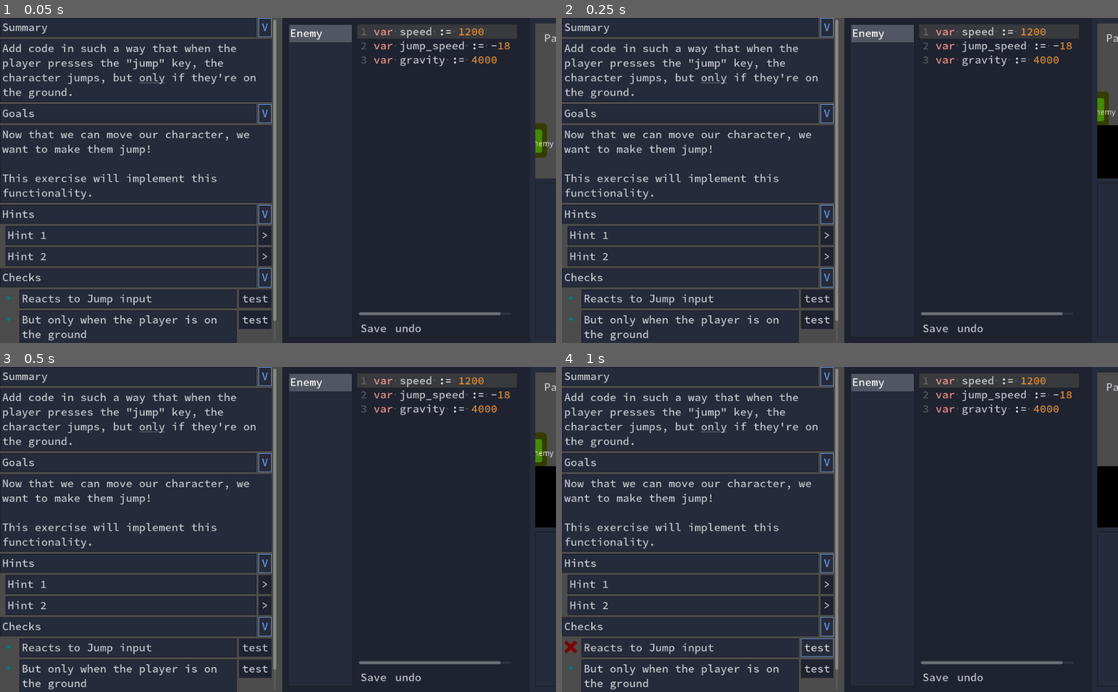
Above: before the commit, frames 1-4 (two rows, left to right).
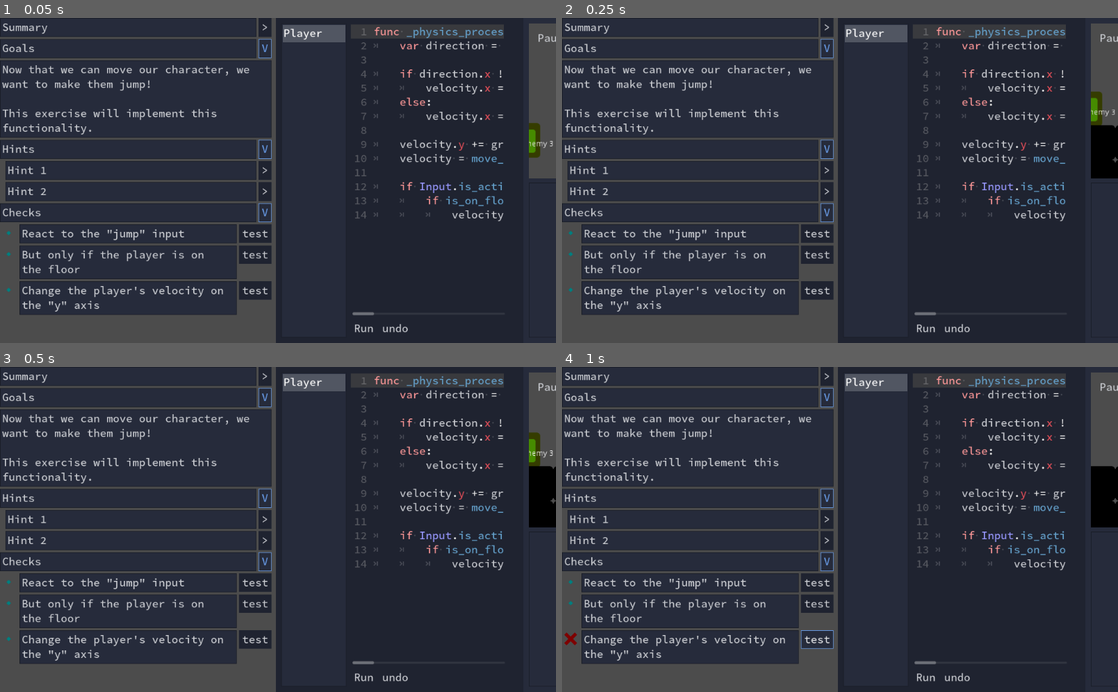
Above: after the commit, the same moments.

Repository: GDQuest/learn-gdscript
Game: Godot game, scene res://Lesson.tscn
The game is run twice, just before and just after one commit, with the same random seed, the same clock (stepped at 60 frames per second) and the same inputs. The engine's default icon, where the game draws it, is replaced by a stand-in: a white triangle on a blue panel in a dark square.
Inputs:
- Up to frame 1 (0.05 s): no input
- Up to frame 2 (0.25 s): no input
- Up to frame 3 (0.5 s): no input
- Up to frame 4 (1 s): click "test" at 0.5 s

The runs differ from the first frame. In frame 1, 19% of the frame differs, in the area x 0-100%, y 0-100%; in frame 2, 19%; in frame 3, 19%; in frame 4, 19%.

Commit message:
Enable validation
very basic and stupid validators can now run on code

Diff:
--- a/CodeEditor/CodeEditor.gd
+++ b/CodeEditor/CodeEditor.gd
@@ -53,8 +53,8 @@
 		elif child is HScrollBar:
 			_hscrollbar = child
 
-	_hscrollbar.connect("value_changed", self, "update_overlays")
-	_vscrollbar.connect("value_changed", self, "update_overlays")
+	_hscrollbar.connect("value_changed", self, "_on_scrollbar_changed")
+	_vscrollbar.connect("value_changed", self, "_on_scrollbar_changed")
 
 	_offset = _calculate_offset()
 
@@ -73,6 +73,10 @@
 #	)
 
 
+func _on_scrollbar_changed(_value):
+	update_overlays()
+
+
 func update_overlays() -> void:
 	for overlay in _overlays.get_children():
 		overlay.queue_free()
@@ -96,7 +100,6 @@
 		var panel_position := region.position + Vector2(0, _row_height) + rect_global_position
 		overlay.connect("mouse_entered", _error_panel, "display", [error.message, panel_position])
 		overlay.connect("mouse_exited", _error_panel, "hide")
-
 
 
 func calculate_error_region(error_range: Dictionary) -> Rect2:
@@ -211,5 +214,4 @@
 				_complete_text += _text_middle[i]
 			_complete_text += _lines[i] + "\n"
 		_complete_text += _text_after
-		print(_complete_text)
 		return _complete_text
--- a/CodeEditor/Goal.gd
+++ b/CodeEditor/Goal.gd
@@ -1,11 +1,7 @@
 tool
 extends HBoxContainer
 
-enum STATUS{
-	NONE,
-	INVALID,
-	VALID
-}
+enum STATUS { NONE, INVALID, VALID }
 
 const _script_base = """
 extends Reference
@@ -14,14 +10,13 @@
 %s
 """
 
-
-export var text := "Goal" setget set_text, get_text
-export(STATUS) var status := 0 setget set_status
+export var text := "Goal" setget set_text
+export (STATUS) var status := 0 setget set_status
 export var none_texture: Texture = preload("res://Resources/none.svg")
 export var valid_texture: Texture = preload("res://Resources/valid.svg")
 export var invalid_texture: Texture = preload("res://Resources/invalid.svg")
-export(String, MULTILINE) var validation_script := "return true"
-export var script_to_check:= ""
+export (String, MULTILINE) var validation_script := "return true"
+export var script_to_check := ""
 
 onready var _text_node: RichTextLabel = $RichTextLabel
 onready var _texture: TextureRect = $Image
@@ -29,14 +24,18 @@
 
 var validation_script_instance: Reference
 
+
 func _ready():
+	add_to_group("goals")
 	if not Engine.editor_hint:
 		_generate_validation_script()
 		_button.connect("pressed", self, "validate_and_set")
 
+
 func set_status(new_status: int) -> void:
 	status = new_status
-	if not is_inside_tree(): yield(self, "ready")
+	if not is_inside_tree():
+		yield(self, "ready")
 	match status:
 		STATUS.VALID:
 			_texture.texture = valid_texture
@@ -45,27 +44,32 @@
 		_:
 			_texture.texture = none_texture
 
+
 func set_text(new_text: String) -> void:
-	if not is_inside_tree(): yield(self, "ready")
+	text = new_text
+	if not is_inside_tree():
+		yield(self, "ready")
 	_text_node.bbcode_text = new_text
 
-func get_text() -> String:
-	return _text_node.bbcode_text
 
 func _generate_validation_script() -> void:
-	assert("return" in validation_script, "Your validation script does not return anything (%s)"%[get_path()])
+	assert(
+		"return" in validation_script,
+		"Your validation script does not return anything (%s)" % [get_path()]
+	)
 	var script_array := validation_script.split("\n")
 	for i in script_array.size():
-		script_array[i] = "\t"+script_array[i]
-	var source = _script_base%[script_array.join("\n")]
-	print(source)
+		script_array[i] = "\t" + script_array[i]
+	var source = _script_base % [script_array.join("\n")]
 	var script = GDScript.new()
 	script.source_code = source
 	script.reload()
 	validation_script_instance = script.new()
 
-func validate(script_text: String) -> void:
-	print(validation_script_instance.validate(script_text))
+
+func validate(script_text: String) -> bool:
+	return validation_script_instance.validate(script_text)
+
 
 func validate_and_set(script_text: String = script_to_check) -> void:
 	var result = validation_script_instance.validate(script_text)
--- a/CodeEditor/Goal.tscn
+++ b/CodeEditor/Goal.tscn
@@ -11,6 +11,7 @@
 __meta__ = {
 "_edit_use_anchors_": false
 }
+text = null
 
 [node name="Image" type="TextureRect" parent="."]
 margin_right = 32.0
--- a/CodeEditor/Revealer.gd
+++ b/CodeEditor/Revealer.gd
@@ -8,20 +8,25 @@
 onready var _button: Button = $HBoxContainer/RevealButton
 onready var _container: HBoxContainer = $HBoxContainer
 
+
 func _ready() -> void:
 	_button.pressed = not collapsed
 	_button.connect("toggled", self, "_on__button_toggled")
 	set_collapsed(collapsed)
 
+
 func _on__button_toggled(_toggled: bool) -> void:
 	toggle()
+
 
 func toggle() -> void:
 	set_collapsed(not collapsed)
 
+
 func set_collapsed(new_collapsed: bool) -> void:
 	collapsed = new_collapsed
-	if not is_inside_tree(): yield(self, "ready")
+	if not is_inside_tree():
+		yield(self, "ready")
 	if collapsed:
 		_button.text = ">"
 		for child in get_children():
@@ -32,9 +37,12 @@
 		for child in get_children():
 			child.show()
 
+
 func set_title(new_title: String) -> void:
-	if not is_inside_tree(): yield(self, "ready")
+	if not is_inside_tree():
+		yield(self, "ready")
 	_title_node.bbcode_text = new_title
+
 
 func get_title() -> String:
 	return _title_node.bbcode_text
--- a/Lesson.gd
+++ b/Lesson.gd
@@ -1 +1,29 @@
 extends MarginContainer
+
+const Goal = preload("res://CodeEditor/Goal.gd")
+const STATUS = Goal.STATUS
+
+onready var scene_player := $HSplitContainer/ScenePlayer
+var goals := []
+
+
+func _ready():
+	scene_player.connect("is_invalid", self, "_on_scene_player_invalid")
+	scene_player.connect("is_valid", self, "_on_scene_player_valid")
+	goals = get_tree().get_nodes_in_group("goals")
+	set_all_goals(STATUS.NONE)
+
+
+func _on_scene_player_invalid() -> void:
+	set_all_goals(STATUS.INVALID)
+
+
+func _on_scene_player_valid(script_text: String) -> void:
+	for goal in goals:
+		goal.script_to_check = script_text
+		goal.validate_and_set()
+
+
+func set_all_goals(status: int) -> void:
+	for goal in goals:
+		goal.status = status
--- a/Lesson.tscn
+++ b/Lesson.tscn
@@ -32,24 +32,26 @@
 
 [node name="MarginContainer" type="MarginContainer" parent="HSplitContainer/VBoxContainer/ScrollContainer"]
 margin_right = 500.0
-margin_bottom = 506.0
+margin_bottom = 548.0
 size_flags_horizontal = 3
 
 [node name="VBoxContainer" type="VBoxContainer" parent="HSplitContainer/VBoxContainer/ScrollContainer/MarginContainer"]
 margin_right = 500.0
-margin_bottom = 506.0
+margin_bottom = 548.0
 size_flags_horizontal = 3
 size_flags_vertical = 3
 
 [node name="Summary" parent="HSplitContainer/VBoxContainer/ScrollContainer/MarginContainer/VBoxContainer" instance=ExtResource( 4 )]
 margin_right = 500.0
-margin_bottom = 108.0
+margin_bottom = 35.0
 title = "Summary"
+collapsed = true
 
 [node name="RichTextLabel2" type="RichTextLabel" parent="HSplitContainer/VBoxContainer/ScrollContainer/MarginContainer/VBoxContainer/Summary"]
-margin_top = 34.0
+visible = false
+margin_top = 39.0
 margin_right = 500.0
-margin_bottom = 108.0
+margin_bottom = 155.0
 bbcode_enabled = true
 bbcode_text = "Add code in such a way that when the player presses the \"jump\" key, the character jumps, but [u]only[/u] if they're on the ground."
 text = "Add code in such a way that when the player presses the \"jump\" key, the character jumps, but only if they're on the ground."
@@ -57,15 +59,15 @@
 scroll_active = false
 
 [node name="Goals" parent="HSplitContainer/VBoxContainer/ScrollContainer/MarginContainer/VBoxContainer" instance=ExtResource( 4 )]
-margin_top = 112.0
+margin_top = 39.0
 margin_right = 500.0
-margin_bottom = 242.0
+margin_bottom = 221.0
 title = "Goals"
 
 [node name="RichTextLabel3" type="RichTextLabel" parent="HSplitContainer/VBoxContainer/ScrollContainer/MarginContainer/VBoxContainer/Goals"]
-margin_top = 34.0
+margin_top = 39.0
 margin_right = 500.0
-margin_bottom = 130.0
+margin_bottom = 182.0
 bbcode_enabled = true
 bbcode_text = "Now that we can move our character, we want to make them jump!
 
@@ -77,25 +79,25 @@
 scroll_active = false
 
 [node name="Hints" parent="HSplitContainer/VBoxContainer/ScrollContainer/MarginContainer/VBoxContainer" instance=ExtResource( 4 )]
-margin_top = 246.0
+margin_top = 225.0
 margin_right = 500.0
-margin_bottom = 344.0
+margin_bottom = 338.0
 title = "Hints"
 
 [node name="MarginContainer" type="MarginContainer" parent="HSplitContainer/VBoxContainer/ScrollContainer/MarginContainer/VBoxContainer/Hints"]
-margin_top = 34.0
+margin_top = 39.0
 margin_right = 500.0
-margin_bottom = 98.0
+margin_bottom = 113.0
 custom_constants/margin_left = 10
 
 [node name="VBoxContainer" type="VBoxContainer" parent="HSplitContainer/VBoxContainer/ScrollContainer/MarginContainer/VBoxContainer/Hints/MarginContainer"]
 margin_left = 10.0
 margin_right = 500.0
-margin_bottom = 64.0
+margin_bottom = 74.0
 
 [node name="Hint1" parent="HSplitContainer/VBoxContainer/ScrollContainer/MarginContainer/VBoxContainer/Hints/MarginContainer/VBoxContainer" instance=ExtResource( 4 )]
 margin_right = 490.0
-margin_bottom = 30.0
+margin_bottom = 35.0
 title = "Hint 1"
 collapsed = true
 
@@ -111,9 +113,9 @@
 scroll_active = false
 
 [node name="Hint2" parent="HSplitContainer/VBoxContainer/ScrollContainer/MarginContainer/VBoxContainer/Hints/MarginContainer/VBoxContainer" instance=ExtResource( 4 )]
-margin_top = 34.0
+margin_top = 39.0
 margin_right = 490.0
-margin_bottom = 64.0
+margin_bottom = 74.0
 title = "Hint 2"
 collapsed = true
 
@@ -129,27 +131,27 @@
 scroll_active = false
 
 [node name="Checks" parent="HSplitContainer/VBoxContainer/ScrollContainer/MarginContainer/VBoxContainer" instance=ExtResource( 4 )]
-margin_top = 348.0
+margin_top = 342.0
 margin_right = 500.0
-margin_bottom = 506.0
+margin_bottom = 548.0
 title = "Checks"
 
 [node name="Goal" parent="HSplitContainer/VBoxContainer/ScrollContainer/MarginContainer/VBoxContainer/Checks" instance=ExtResource( 7 )]
-margin_top = 34.0
-margin_bottom = 66.0
-text = "Reacts to Jump input"
-validation_script = "return \"Input.is_action_just_pressed\" in script and \"jump\" in script"
+margin_top = 39.0
+margin_bottom = 74.0
+text = "React to the \"jump\" input"
+validation_script = "return \"is_action_just_pressed\" in script and '\"jump\"' in script"
 
 [node name="Goal2" parent="HSplitContainer/VBoxContainer/ScrollContainer/MarginContainer/VBoxContainer/Checks" instance=ExtResource( 7 )]
-margin_top = 70.0
-margin_bottom = 122.0
-text = "But only when the player is on the ground"
+margin_top = 78.0
+margin_bottom = 140.0
+text = "But only if the player is on the floor"
 validation_script = "return \"is_on_floor()\" in script"
 
 [node name="Goal3" parent="HSplitContainer/VBoxContainer/ScrollContainer/MarginContainer/VBoxContainer/Checks" instance=ExtResource( 7 )]
-margin_top = 126.0
-margin_bottom = 158.0
-text = "Player's velocity is increased"
+margin_top = 144.0
+margin_bottom = 206.0
+text = "Change the player's velocity on the \"y\" axis"
 validation_script = "return \"velocity.y\" in script"
 
 [node name="ScenePlayer" parent="HSplitContainer" instance=ExtResource( 1 )]
@@ -158,3 +160,4 @@
 margin_left = 508.0
 margin_right = 1024.0
 margin_bottom = 600.0
+scripts_to_collect = PoolStringArray( "Player" )
--- a/ScenePlayer.gd
+++ b/ScenePlayer.gd
@@ -1,4 +1,7 @@
 extends Control
+
+signal is_valid(script_text)
+signal is_invalid
 
 const ScriptManager = preload("./ScriptManager.gd")
 const ScriptsRepository = preload("./ScriptsRepository.gd")
@@ -106,8 +109,8 @@
 	var file_index := file_list.get_selected_items()[0]
 	var current_script: ScriptManager = file_list.get_item_metadata(file_index)
 	var new_text = code_editor.text
+	errors_label.text = ""
 	current_script.attempt_apply(new_text)
-	errors_label.text = ""
 	var errors = yield(current_script, "errors")
 	if errors.size():
 		for error in errors:
@@ -121,6 +124,9 @@
 				% [message, range_start.line, range_start.character]
 			)
 			errors_label.text += error_string
+		emit_signal("is_invalid")
+	else:
+		emit_signal("is_valid", new_text)
 	errors_label.visible = errors_label.text != ""
 	game_view.grab_focus()
 	code_editor.release_focus()
--- a/ScenePlayer.tscn
+++ b/ScenePlayer.tscn
@@ -67,32 +67,31 @@
 
 [node name="CodeEditor" parent="HSplitContainer/Margin/HSplitContainer/Column" instance=ExtResource( 3 )]
 margin_right = 360.0
-margin_bottom = 514.0
-lines_from = 3
-lines_to = 5
-rows_offset = 7
+margin_bottom = 504.0
+lines_from = 12
+lines_to = 25
 
 [node name="LabelErrors" type="Label" parent="HSplitContainer/Margin/HSplitContainer/Column"]
-margin_top = 518.0
+margin_top = 508.0
 margin_right = 360.0
-margin_bottom = 547.0
+margin_bottom = 542.0
 custom_colors/font_color = Color( 1, 0, 0, 1 )
 
 [node name="Row" type="HBoxContainer" parent="HSplitContainer/Margin/HSplitContainer/Column"]
-margin_top = 551.0
+margin_top = 546.0
 margin_right = 360.0
 margin_bottom = 580.0
 
 [node name="SaveButton" type="Button" parent="HSplitContainer/Margin/HSplitContainer/Column/Row"]
-margin_right = 52.0
-margin_bottom = 29.0
+margin_right = 48.0
+margin_bottom = 34.0
 shortcut = SubResource( 3 )
-text = "Save"
+text = "Run"
 
 [node name="UndoButton" type="Button" parent="HSplitContainer/Margin/HSplitContainer/Column/Row"]
-margin_left = 56.0
-margin_right = 108.0
-margin_bottom = 29.0
+margin_left = 52.0
+margin_right = 112.0
+margin_bottom = 34.0
 text = "undo"
 
 [node name="GamePanel" type="Panel" parent="HSplitContainer"]
@@ -171,13 +170,13 @@
 margin_left = 10.0
 margin_top = 10.0
 margin_right = 478.0
-margin_bottom = 39.0
+margin_bottom = 44.0
 mouse_filter = 2
 size_flags_vertical = 0
 
 [node name="PauseButton" type="ToolButton" parent="HSplitContainer/GamePanel/Margin/Margin/GameControlsContainer"]
-margin_right = 62.0
-margin_bottom = 29.0
+margin_right = 72.0
+margin_bottom = 34.0
 size_flags_horizontal = 0
 size_flags_vertical = 0
 toggle_mode = true
@@ -185,9 +184,9 @@
 flat = false
 
 [node name="RestartButton" type="ToolButton" parent="HSplitContainer/GamePanel/Margin/Margin/GameControlsContainer"]
-margin_left = 66.0
-margin_right = 148.0
-margin_bottom = 29.0
+margin_left = 76.0
+margin_right = 172.0
+margin_bottom = 34.0
 size_flags_horizontal = 0
 size_flags_vertical = 0
 toggle_mode = true
@@ -195,5 +194,6 @@
 flat = false
 
 [node name="ViewMode" parent="HSplitContainer/GamePanel/Margin/Margin/GameControlsContainer" instance=ExtResource( 5 )]
-margin_left = 152.0
-margin_right = 346.0
+margin_left = 176.0
+margin_right = 400.0
+margin_bottom = 34.0
--- a/ScriptManager.gd
+++ b/ScriptManager.gd
@@ -27,7 +27,7 @@
 	_node = node
 	var suffixes_regex = RegEx.new()
 	suffixes_regex.compile("\\.version--[ab]$")
-	name = suffixes_regex.sub(script_object.resource_path.get_file().get_basename(),"")
+	name = suffixes_regex.sub(script_object.resource_path.get_file().get_basename(), "")
 	original_script = script_object.source_code
 	current_script = original_script
 	var directory_path = script_object.resource_path.get_base_dir().replace("res://", "")
@@ -58,6 +58,7 @@
 		new_script_text = regex.sub(new_script_text, replacement, true)
 
 	if new_script_text == current_script:
+		emit_errors()
 		return
 	var new_script := GDScript.new()
 	new_script.source_code = new_script_text
@@ -81,7 +82,7 @@
 			severity = min(severity, error.severity)
 
 	if severity < 2:
-		emit_signal("errors", errors)
+		emit_errors(errors)
 		return
 
 	for node in nodes:
@@ -89,6 +90,10 @@
 
 	cached_file = not cached_file
 	current_script = new_script_text
+	emit_errors(errors)
+
+
+func emit_errors(errors: Array = []) -> void:
 	emit_signal("errors", errors)
 
 
--- a/ScriptsUtils.gd
+++ b/ScriptsUtils.gd
@@ -1,7 +1,9 @@
 const ScriptManager = preload("./ScriptManager.gd")
 const ScriptsRepository = preload("./ScriptsRepository.gd")
 
-static func collect_scripts(node: Node, scripts := Array(), repository := ScriptsRepository.new(), limit := 1000) -> ScriptsRepository:
+static func collect_scripts(
+	node: Node, scripts := Array(), repository := ScriptsRepository.new(), limit := 1000
+) -> ScriptsRepository:
 	var maybe_script: Reference = node.get_script()
 	if maybe_script != null:
 		var script: GDScript = maybe_script
Not shown: 61 places in godot_theme.tres that only renumber resources
